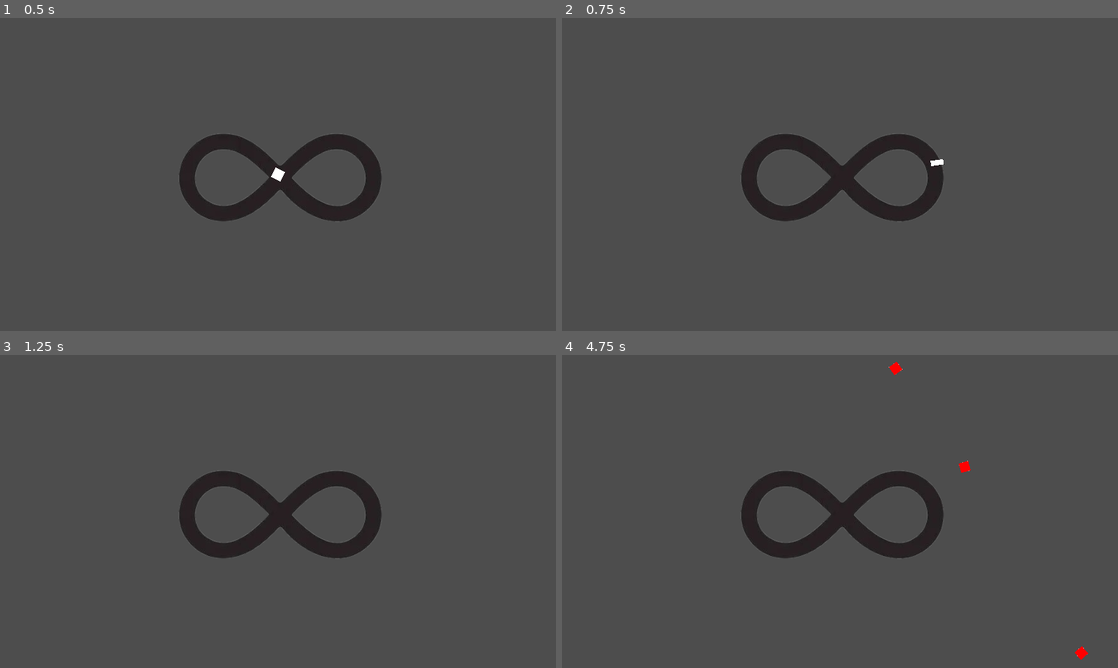
Above: before the commit, frames 1-4 (two rows, left to right).
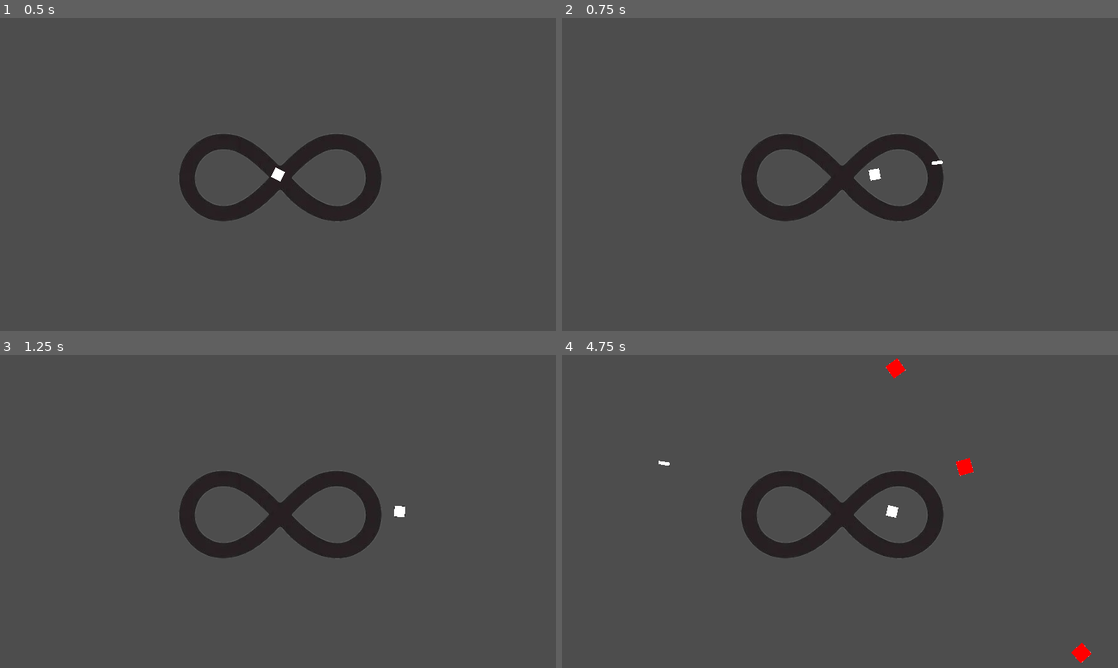
Above: after the commit, the same moments.

Repository: SmallBrainMatt/CS477-Lightning-Game
Game: Godot game, scene res://main.tscn
Same seed, same stepped clock (60 frames per second), same inputs: the game is played once before the commit and once after it.
Inputs (mouse positions are in pixels of both pictures, inside the frame that each line leads up to):
- Up to frame 1 (0.5 s): no input
- Up to frame 2 (0.75 s): tap Enter at 0.5 s; move the mouse to (962, 158) at 0.52 s; hold D (move_right) from 0.53 s (still down); click (962, 158) at 0.6 s
- Up to frame 3 (1.25 s): keep holding D (move_right)
- Up to frame 4 (4.75 s): move the mouse to (728, 527) at 1.27 s; release D (move_right) at 1.28 s; hold S (move_down) 1.28-2.03 s; click (728, 527) at 1.35 s; move the mouse to (895, 442) at 2.02 s; hold D (move_right) 2.03-2.78 s; click (895, 442) at 2.1 s; move the mouse to (812, 574) at 2.77 s; hold W (move_up) 2.78-3.53 s; click (812, 574) at 2.85 s; move the mouse to (1006, 558) at 3.52 s; hold A (move_left) from 3.53 s (still down); click (1006, 558) at 3.6 s; move the mouse to (673, 464) at 4.27 s; click (673, 464) at 4.35 s

Frame 1 is identical in both runs. In frame 2, less than 0.1% of the frame differs, in the area x 55-69%, y 45-52%; in frame 3, less than 0.1%; in frame 4, 0.3%, in the area x 17-96%, y 1-99%.

Commit message:
Mobs can die
Mobs can now die by being pushed off of the map with the gun. They also now increase in speed as time goes on.

Diff:
--- a/infinity/bullet.gd
+++ b/infinity/bullet.gd
@@ -3,7 +3,7 @@
 
 # Called when the node enters the scene tree for the first time.
 func _ready() -> void:
-	pass # Replace with function body.
+	pass
 
 
 # Called every frame. 'delta' is the elapsed time since the previous frame.
--- a/infinity/bullet.tscn
+++ b/infinity/bullet.tscn
@@ -4,18 +4,20 @@
 [ext_resource type="Texture2D" uid="uid://d2x1uncgiy3k4" path="res://player-temp.jpg" id="1_e0dol"]
 
 [sub_resource type="RectangleShape2D" id="RectangleShape2D_a77bl"]
-size = Vector2(27.7778, 9.23077)
+size = Vector2(24.0741, 6.15385)
 
-[node name="Bullet" type="RigidBody2D"]
-collision_layer = 2
-collision_mask = 2
+[node name="Bullet" type="RigidBody2D" groups=["bullets"]]
+collision_layer = 8
+collision_mask = 8
 gravity_scale = 0.0
 script = ExtResource("1_ahqnr")
 
 [node name="Sprite2D" type="Sprite2D" parent="."]
-scale = Vector2(0.06, 0.025)
+position = Vector2(-5.96046e-08, -1.19209e-07)
+scale = Vector2(0.052, 0.016)
 texture = ExtResource("1_e0dol")
 
 [node name="CollisionShape2D" type="CollisionShape2D" parent="."]
+position = Vector2(-5.96046e-07, -1.19209e-07)
 scale = Vector2(1.08, 1.3)
 shape = SubResource("RectangleShape2D_a77bl")
--- a/infinity/main.gd
+++ b/infinity/main.gd
@@ -2,6 +2,9 @@
 
 @export var mob_scene: PackedScene
 var score
+var spawn_wait_time = 2
+var speed_range_min = 150
+var speed_range_max = 250
 
 func game_over():
 	$MobTimer.stop()
@@ -30,7 +33,7 @@
 	direction += randf_range(-PI / 4, PI / 4)
 	mob.rotation = direction
 
-	var velocity = Vector2(randf_range(150.0, 250.0), 0.0)
+	var velocity = Vector2(randf_range(speed_range_min, speed_range_max), 0.0)
 	mob.linear_velocity = velocity.rotated(direction)
 
 	add_child(mob)
@@ -43,3 +46,10 @@
 # Called every frame. 'delta' is the elapsed time since the previous frame.
 func _process(delta: float) -> void:
 	pass
+
+
+func _on_spawn_increase_timer_timeout() -> void:
+	if speed_range_min < 500:
+		speed_range_min += 20
+	if speed_range_max < 700:
+		speed_range_max += 20
--- a/infinity/main.tscn
+++ b/infinity/main.tscn
@@ -28,7 +28,6 @@
 [node name="Player" parent="." instance=ExtResource("1_gmyx4")]
 z_index = 1
 collision_layer = 4
-collision_mask = 3
 
 [node name="MobPath" type="Path2D" parent="."]
 curve = SubResource("Curve2D_ghf1m")
@@ -53,6 +52,10 @@
 polygon = PackedVector2Array(-221, 45, -229, -25, -176, -84, -98, -95, -37, -57, 3, -18, 73, -82, 141, -98, 199, -73, 236, -26, 238, 33, 208, 87, 133, 114, 71, 99, 1, 38, -77, 102, -153, 113, -210, 72)
 metadata/_edit_lock_ = true
 
+[node name="SpawnIncreaseTimer" type="Timer" parent="."]
+wait_time = 2.0
+
 [connection signal="timeout" from="MobTimer" to="." method="_on_mob_timer_timeout"]
 [connection signal="timeout" from="StartTimer" to="." method="_on_start_timer_timeout"]
 [connection signal="hit" from="Player" to="." method="game_over"]
+[connection signal="timeout" from="SpawnIncreaseTimer" to="." method="_on_spawn_increase_timer_timeout"]
--- a/infinity/mob.gd
+++ b/infinity/mob.gd
@@ -1,5 +1,7 @@
 extends RigidBody2D
 
+@export var health = 1
+signal dead
 
 # Called when the node enters the scene tree for the first time.
 func _ready() -> void:
@@ -8,6 +10,7 @@
 #Kill mob when it's off screen
 func _on_visible_on_screen_notifier_2d_screen_exited():
 	queue_free()
+	dead.emit()
 
 
 # Called every frame. 'delta' is the elapsed time since the previous frame.
--- a/infinity/mob.tscn
+++ b/infinity/mob.tscn
@@ -15,17 +15,17 @@
 }]
 
 [sub_resource type="RectangleShape2D" id="RectangleShape2D_rsee7"]
-size = Vector2(26, 26)
+size = Vector2(34, 34)
 
 [node name="Mob" type="RigidBody2D"]
 collision_layer = 3
-collision_mask = 0
+collision_mask = 8
 gravity_scale = 0.0
 script = ExtResource("1_y4h7h")
 metadata/_edit_group_ = true
 
 [node name="AnimatedSprite2D" type="AnimatedSprite2D" parent="."]
-scale = Vector2(0.1, 0.1)
+scale = Vector2(0.15, 0.15)
 sprite_frames = SubResource("SpriteFrames_5exnt")
 
 [node name="CollisionShape2D" type="CollisionShape2D" parent="."]
--- a/infinity/player.gd
+++ b/infinity/player.gd
@@ -59,7 +59,6 @@
 #Shoot the gun
 func fire():
 	var bullet_instance = bullet.instantiate()
-	bullet_instance.name = "Bullet"
 	bullet_instance.rotation_degrees = rotation_degrees
 	bullet_instance.position = get_global_position()
 	bullet_instance.linear_velocity = Vector2(bullet_speed,0).rotated(rotation)
--- a/infinity/player.tscn
+++ b/infinity/player.tscn
@@ -14,8 +14,8 @@
 "speed": 5.0
 }]
 
-[sub_resource type="CircleShape2D" id="CircleShape2D_y2hfd"]
-radius = 14.1421
+[sub_resource type="RectangleShape2D" id="RectangleShape2D_2f4ky"]
+size = Vector2(24, 24)
 
 [node name="Player" type="Area2D"]
 script = ExtResource("1_dr7eq")
@@ -26,6 +26,6 @@
 sprite_frames = SubResource("SpriteFrames_njjgm")
 
 [node name="CollisionShape2D" type="CollisionShape2D" parent="."]
-shape = SubResource("CircleShape2D_y2hfd")
+shape = SubResource("RectangleShape2D_2f4ky")
 
 [connection signal="body_entered" from="." to="." method="_on_body_entered"]
Binary file removed: infinity/player-temp.png
Not shown, removed: infinity/player-temp.png.import
